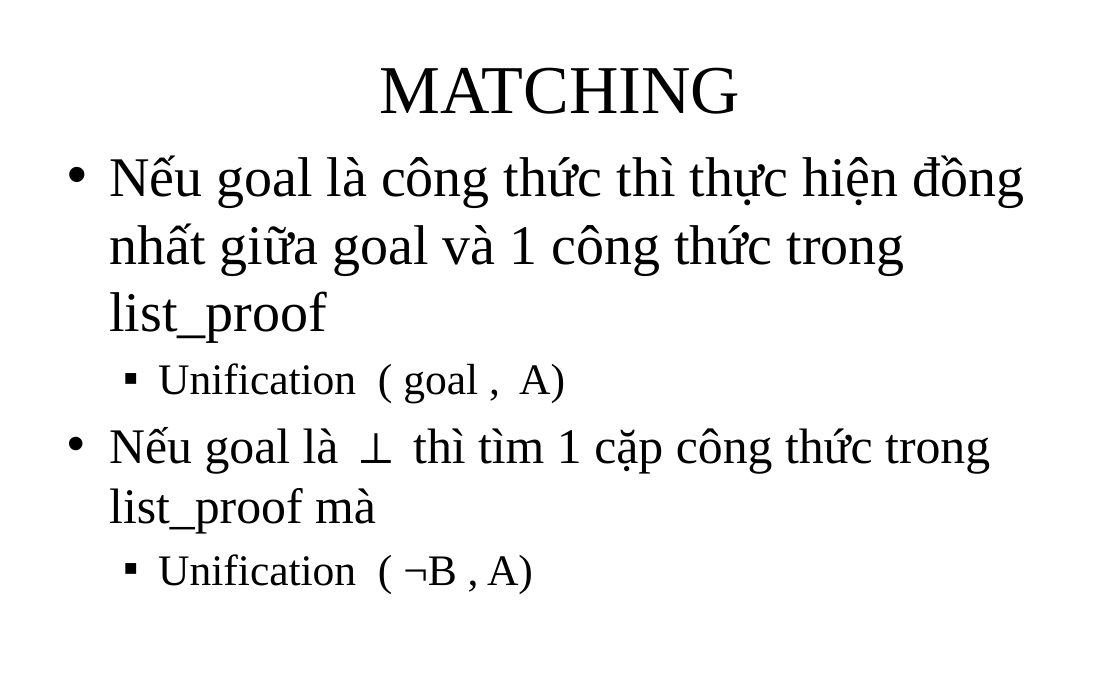
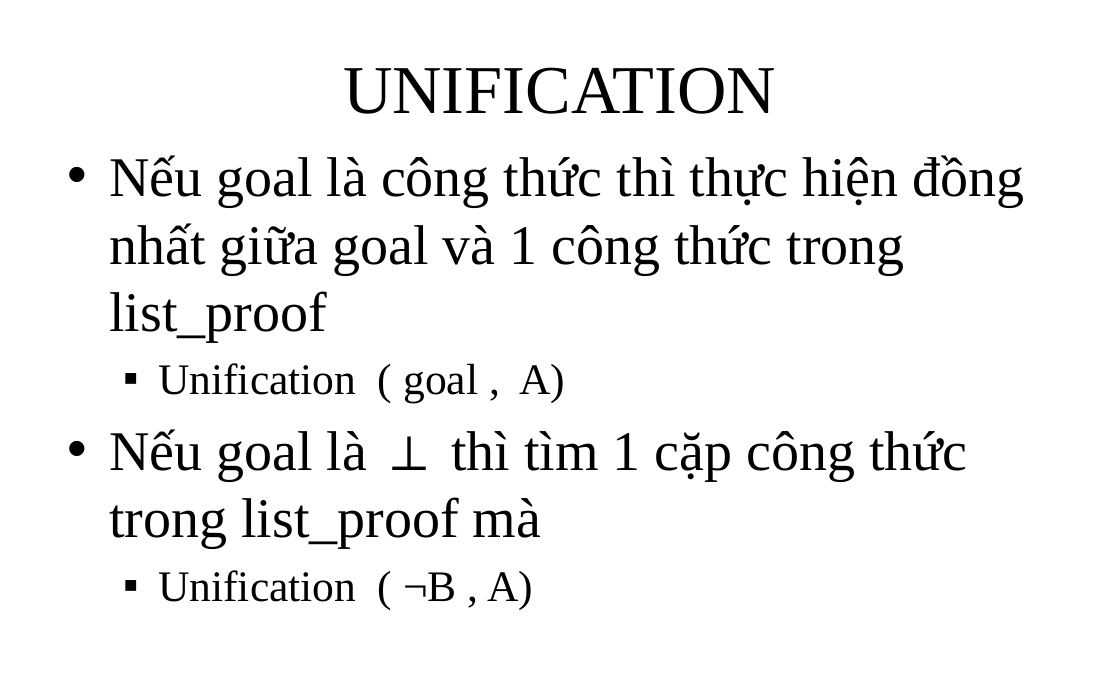
Before and after one commit to giang-rocker/logic, a slide deck: slide 22 of Report/SUY LUẬN TỰ NHIÊN.pptx. Drawn at 1120x700 pixels with LibreOffice and Linux fonts; fonts in the diff are those of the drawing. Boxes give left, top, right and bottom in pixels: in the first picture for what was removed or moved away, otherwise in the second. Text is boxed around its words. In the diff, an @@ line names an element or a change of style, - is before the commit and + after.

```diff
--- a/Report/SUY LUẬN TỰ NHIÊN.pptx
+++ b/Report/SUY LUẬN TỰ NHIÊN.pptx
@@ title at [343,67,776,114]: text changed @@
-MATCHING
+UNIFICATION
@@ text at [109,429,968,548]: size 32 to 36 pt in "Nếu goal là ⊥ thì tìm 1 ..." @@
```
Also in this commit, not shown: 2 other slides changed, 1 other file.
